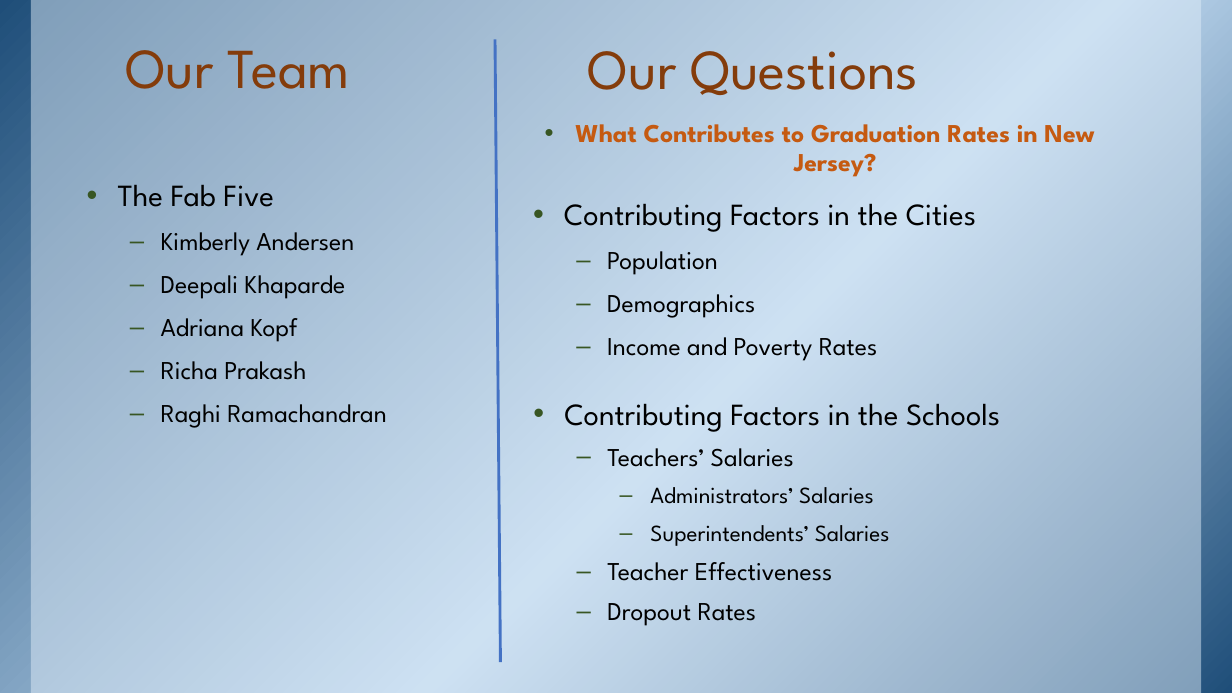
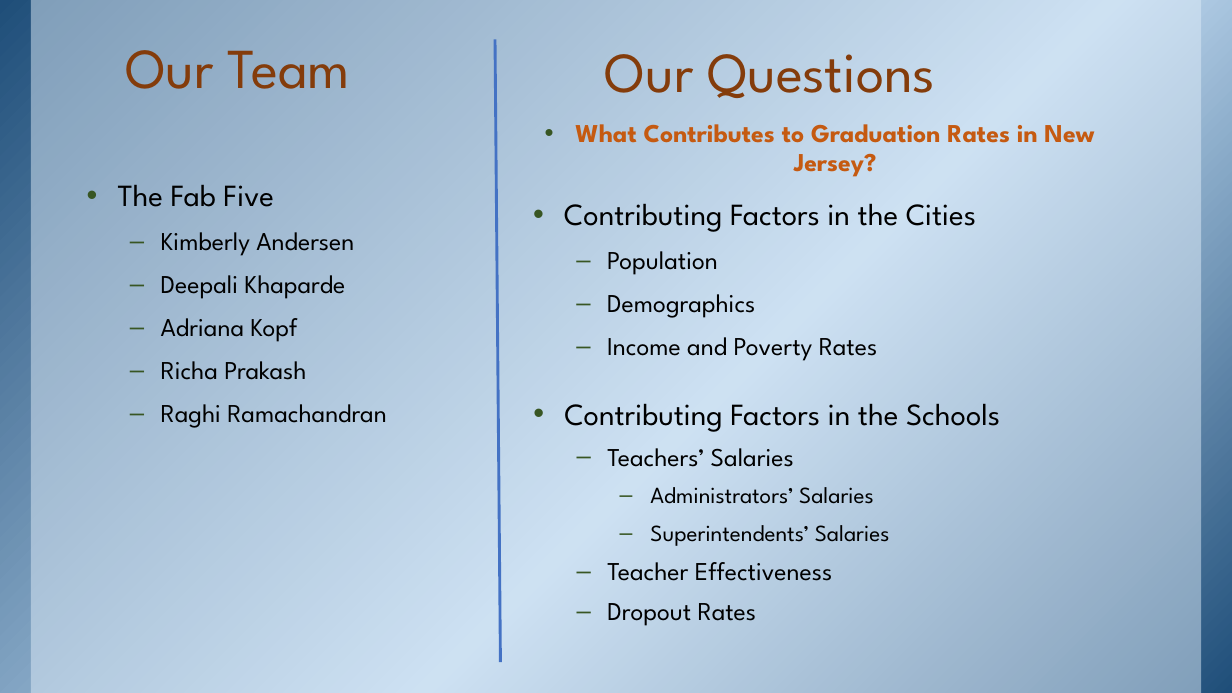
Before and after one commit to fab5-rutgers/first_project, a slide deck: slide 2 of Factors Contributing to Graduation Rates in New Jersey.pptx. Drawn at 1232x693 pixels with LibreOffice and Linux fonts; fonts in the diff are those of the drawing; background and template pictures are left out. Boxes give left, top, right and bottom in pixels: in the first picture for what was removed or moved away, otherwise in the second. Text is boxed around its words. In the diff, an @@ line names an element or a change of style, - is before the commit and + after.

```diff
--- a/Factors Contributing to Graduation Rates in New Jersey.pptx
+++ b/Factors Contributing to Graduation Rates in New Jersey.pptx
@@ text "Our Questions": place and size @@
-text "Our Questions" at (588,51,918,95)
+text "Our Questions" at (605,54,936,98)
```
Also in this commit, not shown: 8 other slides changed, 2 slides added, 1 slide removed, 2 other files.
